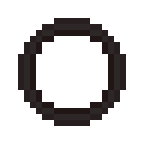
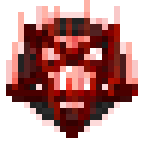
Two versions of the same layered image (w=144, h=144). Layer-by-layer changes:
showed "Layer #18" over box(6, 0, 138, 120)
showed "Layer #19" over box(6, 24, 138, 138)
showed "Layer #17" over box(6, 24, 138, 102)
showed "Layer #16" over box(30, 30, 114, 90)
hid "Layer #20", opacity 26% → 100% over box(18, 18, 126, 126)
showed "Layer", painted on it over box(24, 24, 48, 78)
added layer "Capa" (27%) above "Layer copy" over box(12, 12, 132, 132)
